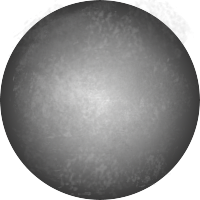
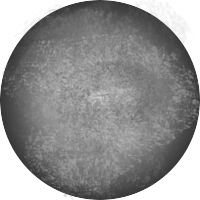
Layered file, before and after one edit (200 × 200). Changes by layer:
added layer "Layer 3" above "Layer 2" over [0, 6, 200, 200]
